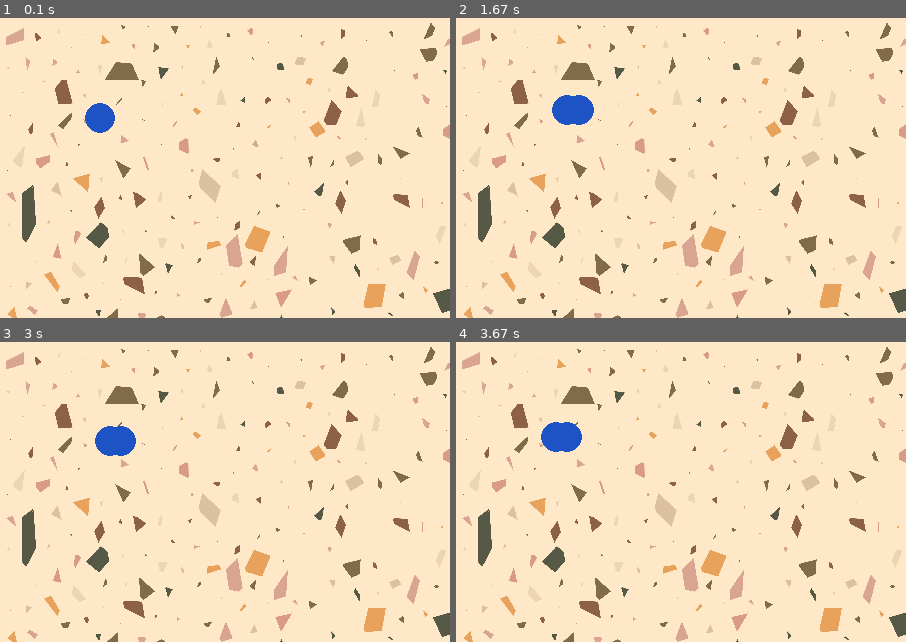
Above: before the commit, frames 1-4 (two rows, left to right).
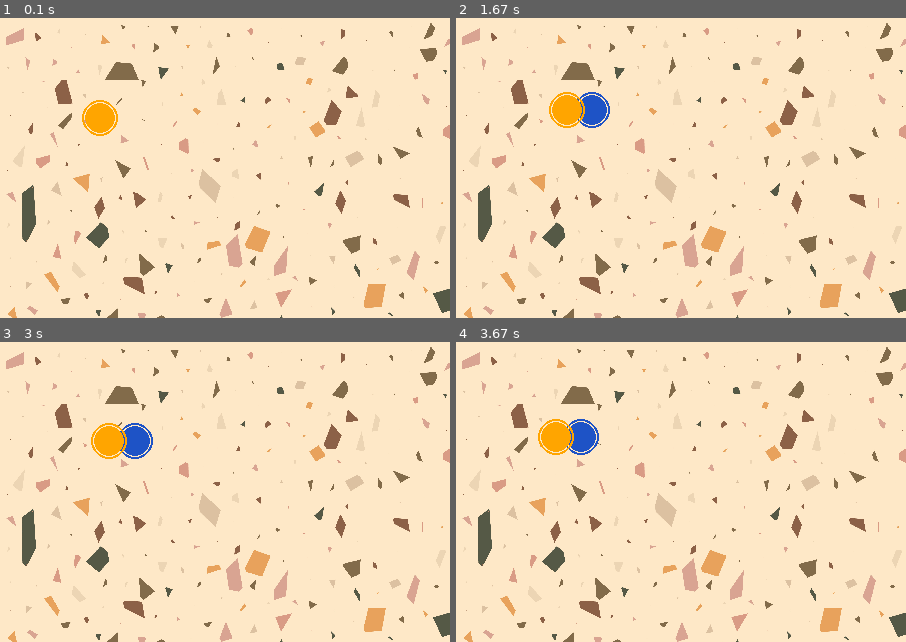
Above: after the commit, the same moments.

Repository: umar-anzar/finite-ball-the-game
Game: pygame game, started from hitman_finite_states/src/main.py
The game is run twice, just before and just after one commit, with the same random seed, the same clock (stepped at 60 frames per second) and the same inputs.
Inputs:
- Up to frame 1 (0.1 s): no input
- Up to frame 2 (1.67 s): hold K 0.33-0.8 s; hold Right 0.33-0.8 s; hold Right 0.83-1.3 s; hold D 0.83-1.3 s; hold Up 1.33-1.63 s; hold W 1.33-1.63 s
- Up to frame 3 (3 s): hold Right 1.67-2.13 s; hold D 1.67-2.13 s; hold Left 2.17-2.7 s; hold A 2.17-2.7 s; hold Down from 2.73 s (still down); hold S from 2.73 s (still down)
- Up to frame 4 (3.67 s): release Down at 3.03 s; release S at 3.03 s; hold Left 3.07-3.47 s; hold A 3.07-3.47 s; hold Up from 3.5 s (still down); hold W from 3.5 s (still down)
The pictures show only the part of the screen within x 0-50%, y 0-50%; the shares and areas given below are measured in that part.

The runs differ from the first frame. In frame 1, 0.7% of the frame differs, in the area x 18-27%, y 27-40%; in frame 2, 1.1%; in frame 3, 1.1%, in the area x 20-34%, y 27-39%; in frame 4, 1.1%.

Commit message:
sprint and user border
border on user added
sprint speed added

Diff:
--- a/hitman_finite_states/src/main.py
+++ b/hitman_finite_states/src/main.py
@@ -18,12 +18,14 @@
 y=100
 FPS = 0.4
 RADIUS = 15
-USER_COLOR = "#1E53C6"
-KEYBTN1 = {     pygame.K_RIGHT:0,
-                pygame.K_LEFT:1,
-                pygame.K_UP:2,
-                pygame.K_DOWN:3,
-                pygame.K_SPACE:4}
+USER_COLOR1 = "#1E53C6"
+USER_COLOR2 = "#FFA500"
+
+KEYBTN1 = {     pygame.K_RIGHT:0,   # right
+                pygame.K_LEFT:1,    # left
+                pygame.K_UP:2,      # up
+                pygame.K_DOWN:3,    # down
+                pygame.K_k:4}       # sprint
 
 KEYBTN2 = {     pygame.K_d:0,
                 pygame.K_a:1,
@@ -31,9 +33,15 @@
                 pygame.K_s:3,
                 pygame.K_SPACE:4}
 
+KEYBTN3 = {     pygame.K_KP_6:0,
+                pygame.K_KP_4:1,
+                pygame.K_KP_8:2,
+                pygame.K_KP_5:3,
+                pygame.K_SPACE:4}
 
-user1 = player.Player(window,x,y,FPS,RADIUS,USER_COLOR,KEYBTN1)
-user2 = player.Player(window,x,y,FPS,RADIUS,USER_COLOR,KEYBTN2)
+
+user1 = player.Player(window,x,y,FPS,RADIUS,USER_COLOR1,KEYBTN1)
+user2 = player.Player(window,x,y,FPS,RADIUS,USER_COLOR2,KEYBTN2)
 
 
 #BOUNDARY
@@ -41,6 +49,9 @@
 Y_LOWER_BOUND, Y_UPPER_BOUND = RADIUS, SCREEN_HEIGHT - RADIUS
 
 while True:
+    #update background (ALWAYS FIRST)
+    window.blit_background()
+
 
     #ITERATION ON ALL THE EVENT TYPE
     for event in pygame.event.get():
@@ -64,8 +75,7 @@
     user1.move()
     user2.move()
 
-    #update background
-    window.blit_background()
+
 
     #need updating the user
     user1.init()
--- a/hitman_finite_states/src/player.py
+++ b/hitman_finite_states/src/player.py
@@ -1,10 +1,19 @@
 from pygame import *
 import pygame
+import time
+
 class User:
 
     def __init__(self,window,x,y,fps,radius,color) -> None:
         #REFERENCE WINDOW OBJECT
         self.window = window
+
+        #SPRINT
+        self.sprint_time_on = 0
+        self.sprint_time_off = 0
+        self.sprint_time_delay = 3
+        self.sprint_time_duration = 0.3
+        self.sprint_factor = 3
 
         #COORDINATES,RADIUS,COLOR,FRAME PER SECOND
         self.x = x
@@ -19,11 +28,12 @@
 
         # DOMAIN OF KEYS ACCEPTED
 
-        self.domain = { K_RIGHT:0,
-                        K_LEFT:1,
-                        K_UP:2,
-                        K_DOWN:3,
-                        K_SPACE:4}
+        self.domain = { }
+                        # K_RIGHT:0,
+                        # K_LEFT:1,
+                        # K_UP:2,
+                        # K_DOWN:3,
+                        # K_SPACE:4}
 
         #SET OF KEY which are pressed and haven't release
         self.pressed = set([])
@@ -36,19 +46,22 @@
 
         # TRANSITION TABLE
         self.TransitionsTable = [
-            [1,2,3,4,5],
-            [1,1,3,4,5],
-            [2,2,3,4,5],
-            [1,2,3,3,5],
-            [1,2,4,4,5],
-            [5,5,5,5,5]
+            [1,2,3,4,5],#initial    0
+            [1,1,3,4,5],#right      1
+            [2,2,3,4,5],#left       2
+            [1,2,3,3,5],#up         3
+            [1,2,4,4,5],#down       4
+            [1,2,3,4,5] #sprint     5
         ]
 
         self.init()
 
+    #DRAW USER ON WINDOW
     def init(self):
         pygame.draw.circle(self.window.screen,pygame.Color(self.color),(self.x,self.y),self.radius)
-
+        pygame.draw.circle(self.window.screen,pygame.Color(self.color),(self.x,self.y),self.radius+3,width=2)
+
+    #STOPS USER FROM CROSSING BOUNDARY
     def user_boundary(self,x_lower_bound, x_upper_bound, y_lower_bound, y_upper_bound):
         if self.x < x_lower_bound:
             self.x = x_lower_bound + 1
@@ -59,14 +72,7 @@
         elif self.y > y_upper_bound:
             self.y = y_upper_bound
 
-    def user_boundaryx(self,x_lower_bound, x_upper_bound, y_lower_bound, y_upper_bound):
-        if self.x < x_lower_bound or self.x > x_upper_bound:
-            self.horizontal_factor = 0
-        if self.y < y_lower_bound or self.y > y_upper_bound:
-            self.vertical_factor = 0
-
-
-
+    #TRANSTITION FROM ONE STATE TO ANOTHER ON KEY PRESS AND RELEASE
     def transition(self,event):
             # if event is pressed or release key
             if event.type == KEYUP or event.type == KEYDOWN:
@@ -74,7 +80,6 @@
                 try:
                     index = self.domain[event.key]
                     key = event.key
-
                     #if key is release
                     if event.type == KEYUP:
 
@@ -105,39 +110,45 @@
                 return
 
 
+    #APPLY MOVING MOTION
     def move(self):
+
+        #HANDLE DIAGONAL SPEED (SAME AS ONLY X OR Y AXIS SPEED)
         if abs(self.horizontal_factor) == 1 and abs(self.vertical_factor) == 1:
             fps = ( (self.fps**2) /2)**(1/2)
         else:
             fps = self.fps
 
+        #FOR SPRINTING WITH DURATION
+        if abs(self.sprint_time_on - time.time()) < self.sprint_time_duration:
+            fps = fps * self.sprint_factor
+
         self.x += self.horizontal_factor * fps
         self.y += self.vertical_factor * fps
 
 
+
+    #PAUSE(INITIAL)
     def S0(self):
         self.horizontal_factor,self.vertical_factor = 0,0
-        self.move()
-
+    #RIGHT
     def S1(self):
         self.horizontal_factor = 1
-        self.move()
-
+    #LEFT
     def S2(self):
         self.horizontal_factor= -1
-        self.move()
-
+    #UP
     def S3(self):
         self.vertical_factor = -1
-        self.move()
-
+    #DOWN
     def S4(self):
         self.vertical_factor = 1
-        self.move()
-
+    #SPRINT
     def S5(self):
-        self.horizontal_factor,self.vertical_factor = 0,0
-        self.move()
+        #RUNS WHEN TIME IS MORE THAN SPRINT DELAY TIME
+        if abs(self.sprint_time_off - time.time()) > self.sprint_time_delay :
+            self.sprint_time_off = time.time()
+            self.sprint_time_on = self.sprint_time_off
 
 
 
@@ -195,6 +206,12 @@
             else:
                 pass
 
+        def user_boundary(self,x_lower_bound, x_upper_bound, y_lower_bound, y_upper_bound):
+            if self.x < x_lower_bound or self.x > x_upper_bound:
+                self.horizontal_factor = 0
+            if self.y < y_lower_bound or self.y > y_upper_bound:
+                self.vertical_factor = 0
+
         '''
 
 class Player(User):
